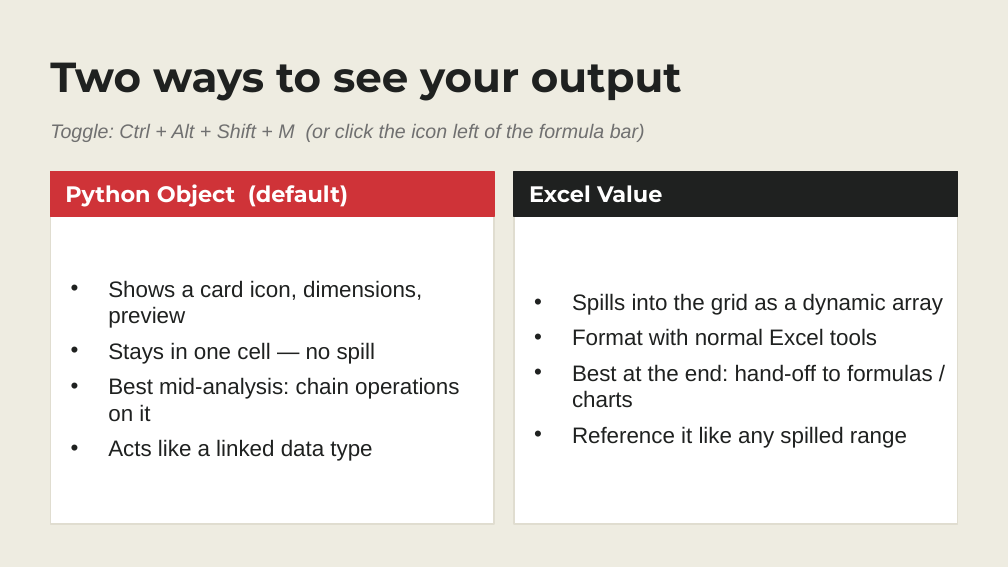
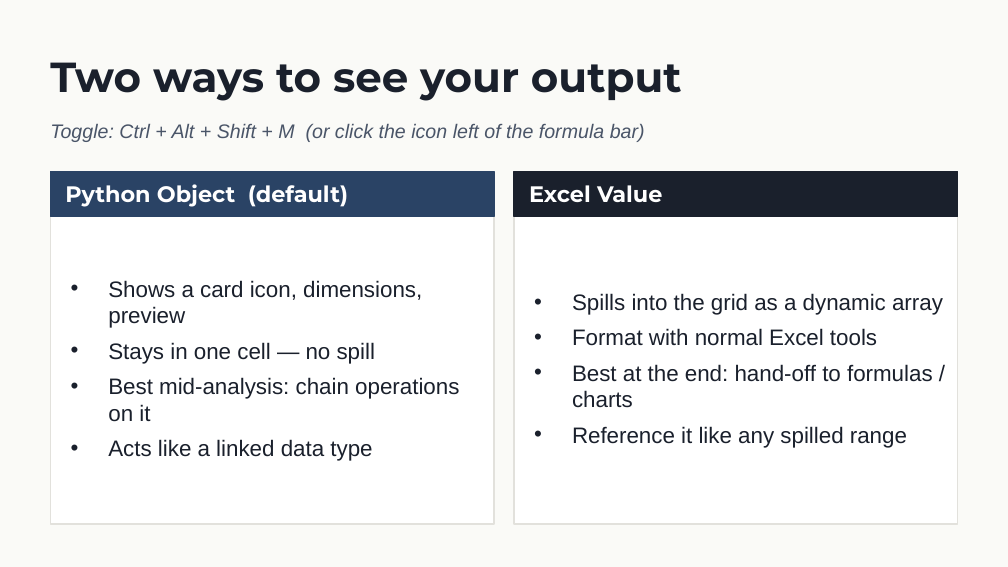
Before and after one commit to stringfestdata/python-in-excel-your-first-hour, a slide deck: slide 9 of python-in-excel-first-hour-deck.pptx. Drawn at 1008x567 pixels with LibreOffice and Linux fonts; fonts in the diff are those of the drawing. Boxes give left, top, right and bottom in pixels: in the first picture for what was removed or moved away, otherwise in the second. Text is boxed around its words. In the diff, an @@ line names an element or a change of style, - is before the commit and + after.

```diff
--- a/python-in-excel-first-hour-deck.pptx
+++ b/python-in-excel-first-hour-deck.pptx
@@ background #EEECE1 to #FAFAF7 @@
@@ text "Two ways to see your ..." at (50, 62, 682, 101): text colour #1F2120 to #1A202C @@
@@ text "Toggle: Ctrl + Alt + ..." at (50, 124, 645, 142): text colour #707070 to #4A5568 @@
@@ rectangle at (50, 171, 494, 524): outline #E0DDD0 1 pt to #E2E1DC 1 pt @@
@@ rectangle at (50, 171, 494, 217): fill #CF3338 to #2A4365; outline #CF3338 1 pt to #2A4365 1 pt @@
@@ rectangle at (514, 171, 958, 524): outline #E0DDD0 1 pt to #E2E1DC 1 pt @@
@@ rectangle at (514, 171, 958, 217): fill #1F2120 to #1A202C; outline #1F2120 1 pt to #1A202C 1 pt @@
```
Also in this commit, not shown: 23 other slides changed, 6 other files.
